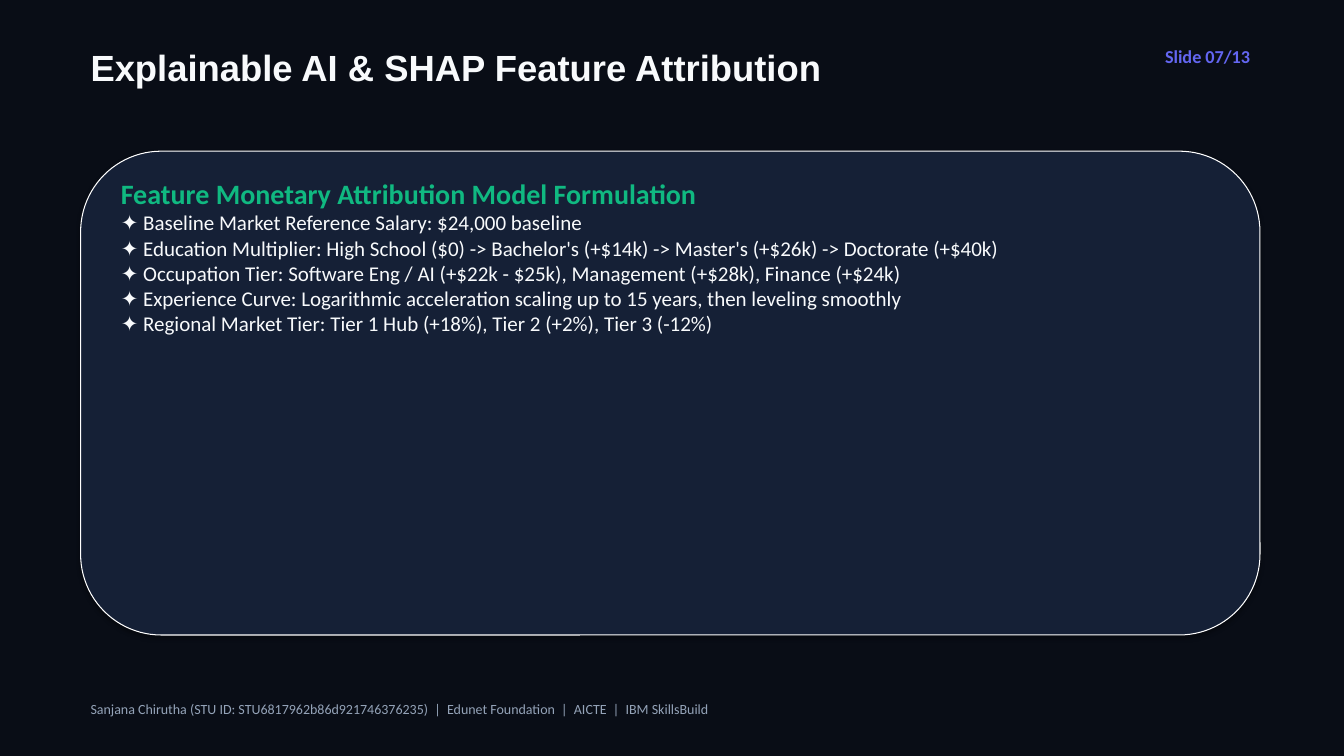
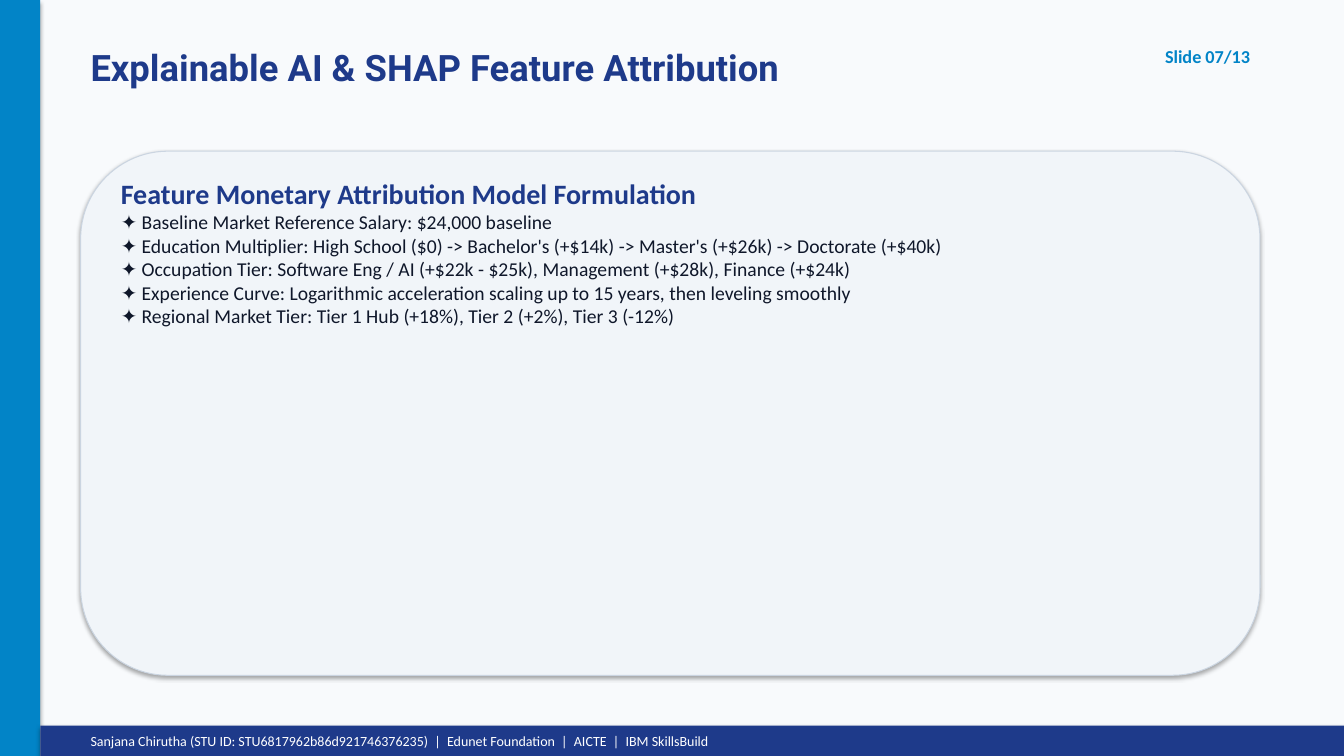
Before and after one commit to Sanjana-Chirutha/Employee-Earnings-Calculator, a slide deck: slide 7 of Employee_Earnings_Calculator_Presentation.pptx. Drawn at 1344x756 pixels with LibreOffice and Linux fonts; fonts in the diff are those of the drawing. Boxes give left, top, right and bottom in pixels: in the first picture for what was removed or moved away, otherwise in the second. Text is boxed around its words. In the diff, an @@ line names an element or a change of style, - is before the commit and + after.

Commit message:
Add official AICTE Edunet Internship Report PDF and updated PowerPoint presentation matching reference certificate theme

```diff
--- a/Employee_Earnings_Calculator_Presentation.pptx
+++ b/Employee_Earnings_Calculator_Presentation.pptx
@@ rectangle at bbox=[0, 0, 1344, 756]: fill #090D16 to #F8FAFC @@
@@ rectangle added at bbox=[0, 0, 40, 756], fill #0284C7 @@
@@ text "Explainable AI & SHAP Feature ..." at bbox=[91, 53, 778, 89]: font Arial to Roboto, text colour #F8FAFC to #1E3A8A @@
@@ text "Slide 07/13" at bbox=[1165, 50, 1250, 64]: text colour #6366F1 to #0284C7 @@
@@ rounded rectangle: place and size @@
-rounded rectangle at bbox=[81, 151, 1260, 635]
+rounded rectangle at bbox=[81, 151, 1260, 676]
@@ rounded rectangle at bbox=[81, 151, 1260, 676]: fill #152036 to #F1F5F9; outline #FFFFFF 0.75 pt to #CBD5E1 0.75 pt @@
@@ text "Feature Monetary Attribution Model Formulation" at bbox=[121, 184, 941, 327]: text colour #10B981 to #1E3A8A in "Feature Monetary Attribution Model Formulation"; size 15 to 14 pt, text colour #F8FAFC to #0F172A in "✦ Baseline Market Reference Salary: $24,000 baseline", "✦ Education Multiplier: High School ($0) -> ...", "✦ Occupation Tier: Software Eng / AI ...", "✦ Experience Curve: Logarithmic acceleration scaling up ..." and 1 more places @@
@@ rectangle added at bbox=[40, 726, 1344, 756], fill #1E3A8A @@
@@ text "Sanjana Chirutha (STU ID: STU6817962b86d921746376235) ...": place and size @@
-text "Sanjana Chirutha (STU ID: STU6817962b86d921746376235) ..." at bbox=[91, 704, 708, 717]
+text "Sanjana Chirutha (STU ID: STU6817962b86d921746376235) ..." at bbox=[91, 736, 708, 749]
@@ text "Sanjana Chirutha (STU ID: STU6817962b86d921746376235) ..." at bbox=[91, 736, 708, 749]: text colour #94A3B8 to #FFFFFF @@
```
Also in this commit, not shown: 12 other slides changed, 3 other files.
